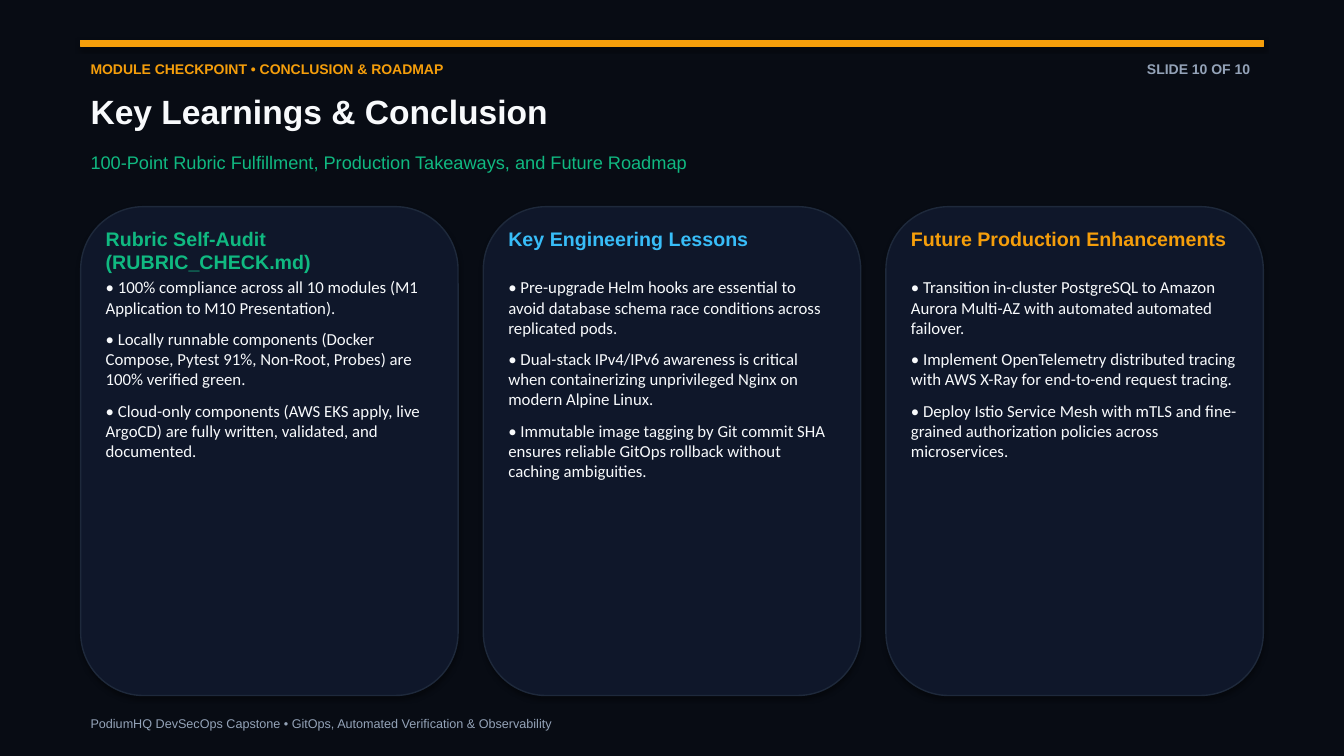
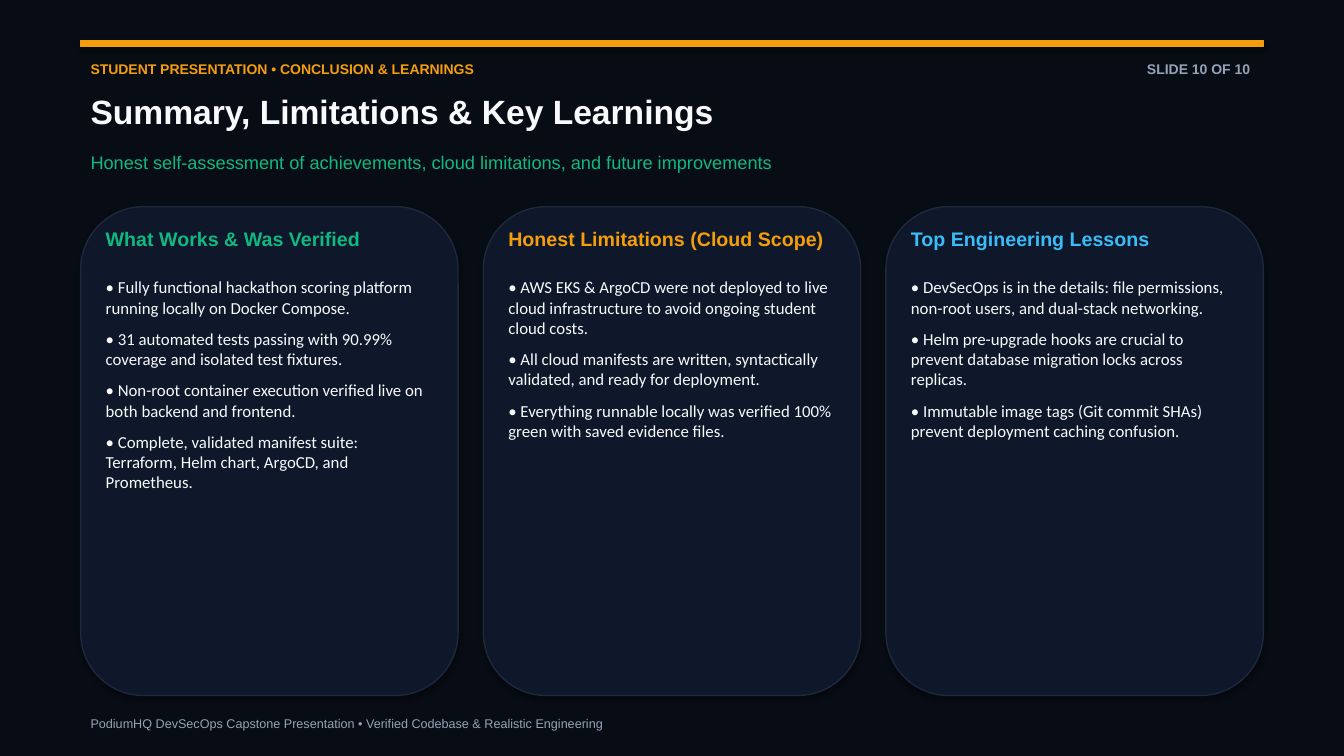
Before and after one commit to nandakishore-dasari/podiumHQ, a slide deck: slide 10 of demo/slides.pptx. Drawn at 1344x756 pixels with LibreOffice and Linux fonts; fonts in the diff are those of the drawing. Boxes give left, top, right and bottom in pixels: in the first picture for what was removed or moved away, otherwise in the second. Text is boxed around its words. In the diff, an @@ line names an element or a change of style, - is before the commit and + after.

Commit message:
docs(presentation): revise slides and PDF to student-friendly presentation with natural speaking lines

```diff
--- a/demo/slides.pptx
+++ b/demo/slides.pptx
@@ text at [91, 64, 474, 74]: text changed @@
-MODULE CHECKPOINT • CONCLUSION & ROADMAP
+STUDENT PRESENTATION • CONCLUSION & LEARNINGS
@@ text at [91, 99, 714, 131]: text changed @@
-Key Learnings & Conclusion
+Summary, Limitations & Key Learnings
@@ text at [91, 156, 772, 173]: text changed @@
-100-Point Rubric Fulfillment, Production Takeaways, and Future Roadmap
+Honest self-assessment of achievements, cloud limitations, and future improvements
@@ text at [106, 232, 360, 246]: text changed @@
-Rubric Self-Audit (RUBRIC_CHECK.md)
+What Works & Was Verified
@@ text at [508, 231, 823, 250]: text changed; text colour #38BDF8 to #F59E0B @@
-Key Engineering Lessons
+Honest Limitations (Cloud Scope)
@@ text at [911, 231, 1150, 250]: text changed; text colour #F59E0B to #38BDF8 @@
-Future Production Enhancements
+Top Engineering Lessons
@@ text at [106, 281, 423, 488]: text changed @@
-• 100% compliance across all 10 modules (M1 Application to M10 Presentation).
-• Locally runnable components (Docker Compose, Pytest 91%, Non-Root, Probes) are 100% verified green.
-• Cloud-only components (AWS EKS apply, live ArgoCD) are fully written, validated, and documented.
+• Fully functional hackathon scoring platform running locally on Docker Compose.
+• 31 automated tests passing with 90.99% coverage and isolated test fixtures.
+• Non-root container execution verified live on both backend and frontend.
+• Complete, validated manifest suite: Terraform, Helm chart, ArgoCD, and Prometheus.
@@ text at [508, 281, 831, 440]: text changed @@
-• Pre-upgrade Helm hooks are essential to avoid database schema race conditions across replicated pods.
-• Dual-stack IPv4/IPv6 awareness is critical when containerizing unprivileged Nginx on modern Alpine Linux.
-• Immutable image tagging by Git commit SHA ensures reliable GitOps rollback without caching ambiguities.
+• AWS EKS & ArgoCD were not deployed to live cloud infrastructure to avoid ongoing student cloud costs.
+• All cloud manifests are written, syntactically validated, and ready for deployment.
+• Everything runnable locally was verified 100% green with saved evidence files.
@@ text at [911, 281, 1224, 440]: text changed @@
-• Transition in-cluster PostgreSQL to Amazon Aurora Multi-AZ with automated automated failover.
-• Implement OpenTelemetry distributed tracing with AWS X-Ray for end-to-end request tracing.
-• Deploy Istio Service Mesh with mTLS and fine-grained authorization policies across microservices.
+• DevSecOps is in the details: file permissions, non-root users, and dual-stack networking.
+• Helm pre-upgrade hooks are crucial to prevent database migration locks across replicas.
+• Immutable image tags (Git commit SHAs) prevent deployment caching confusion.
@@ text at [91, 719, 603, 731]: text changed @@
-PodiumHQ DevSecOps Capstone • GitOps, Automated Verification & Observability
+PodiumHQ DevSecOps Capstone Presentation • Verified Codebase & Realistic Engineering
```
Also in this commit, not shown: 9 other slides changed, 3 other files.
